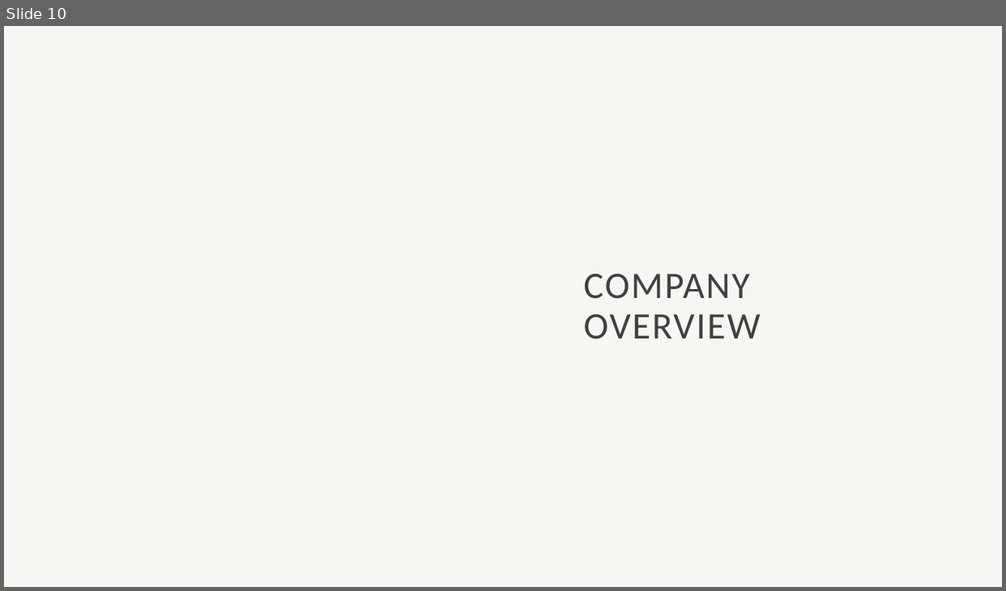
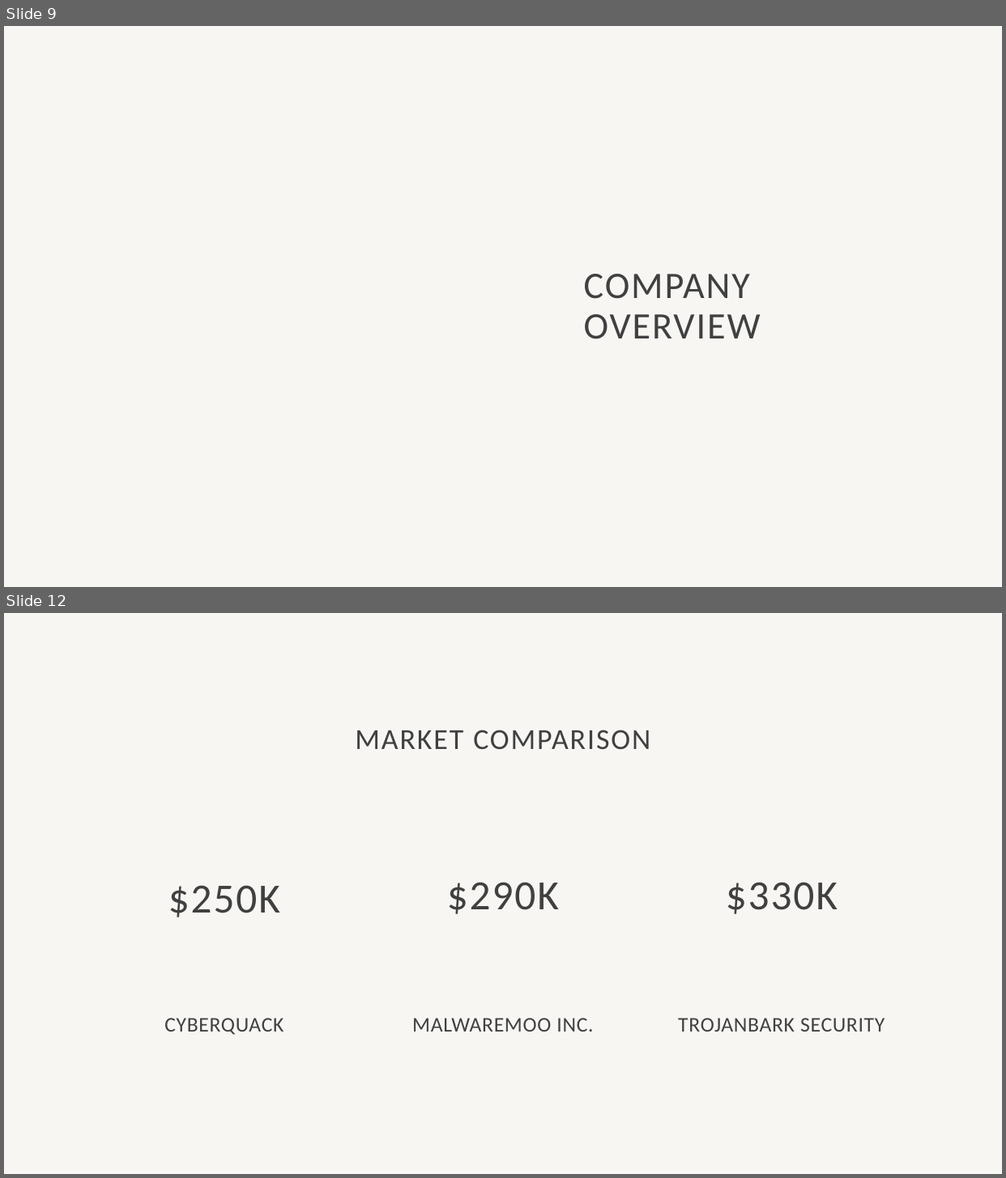
Before and after one commit to tuplee/Comms-Proposal, a slide deck: Proposal Pitch/Proposal Pitch PPT (rough-needs-subheadings).pptx. Shown one above the other, each under a label of ours: slide 10 before the commit, slides 9 and 12 after it; the slides between them are not shown. The pictures are 1006x591 and 1006x1178 pixels, drawn with LibreOffice and Linux fonts; fonts in the diff are those of the drawing; background and template pictures are left out. Boxes give left, top, right and bottom in pixels: in the first picture for what was removed or moved away, otherwise in the second. Text is boxed around its words. In the diff, an @@ line names an element or a change of style, - is before the commit and + after.

```diff
--- a/Proposal Pitch/Proposal Pitch PPT (rough-needs-subheadings).pptx
+++ b/Proposal Pitch/Proposal Pitch PPT (rough-needs-subheadings).pptx
@@ slide 12 added at [4, 613, 1002, 1174], background #F7F6F3 @@
@@ title added at [355, 730, 650, 750], 28 pt, text #404040 @@
+MARKET COMPARISON
@@ text added at [168, 885, 280, 918], 40 pt, text #404040 @@
+$250K
@@ text added at [447, 882, 559, 914], 40 pt, text #404040 @@
+$290K
@@ text added at [726, 882, 837, 914], 40 pt, text #404040 @@
+$330K
@@ text added at [164, 1018, 283, 1035], 20 pt, text #404040 @@
+CYBERQUACK
@@ text added at [412, 1018, 593, 1032], 20 pt, text #404040 @@
+MALWAREMOO INC.
@@ text added at [678, 1018, 884, 1032], 20 pt, text #404040 @@
+TROJANBARK SECURITY
@@ what was slide 10 is now slide 9 @@
```
Also in this commit, not shown: 10 slides changed, 1 other slide added, 4 slides removed.
